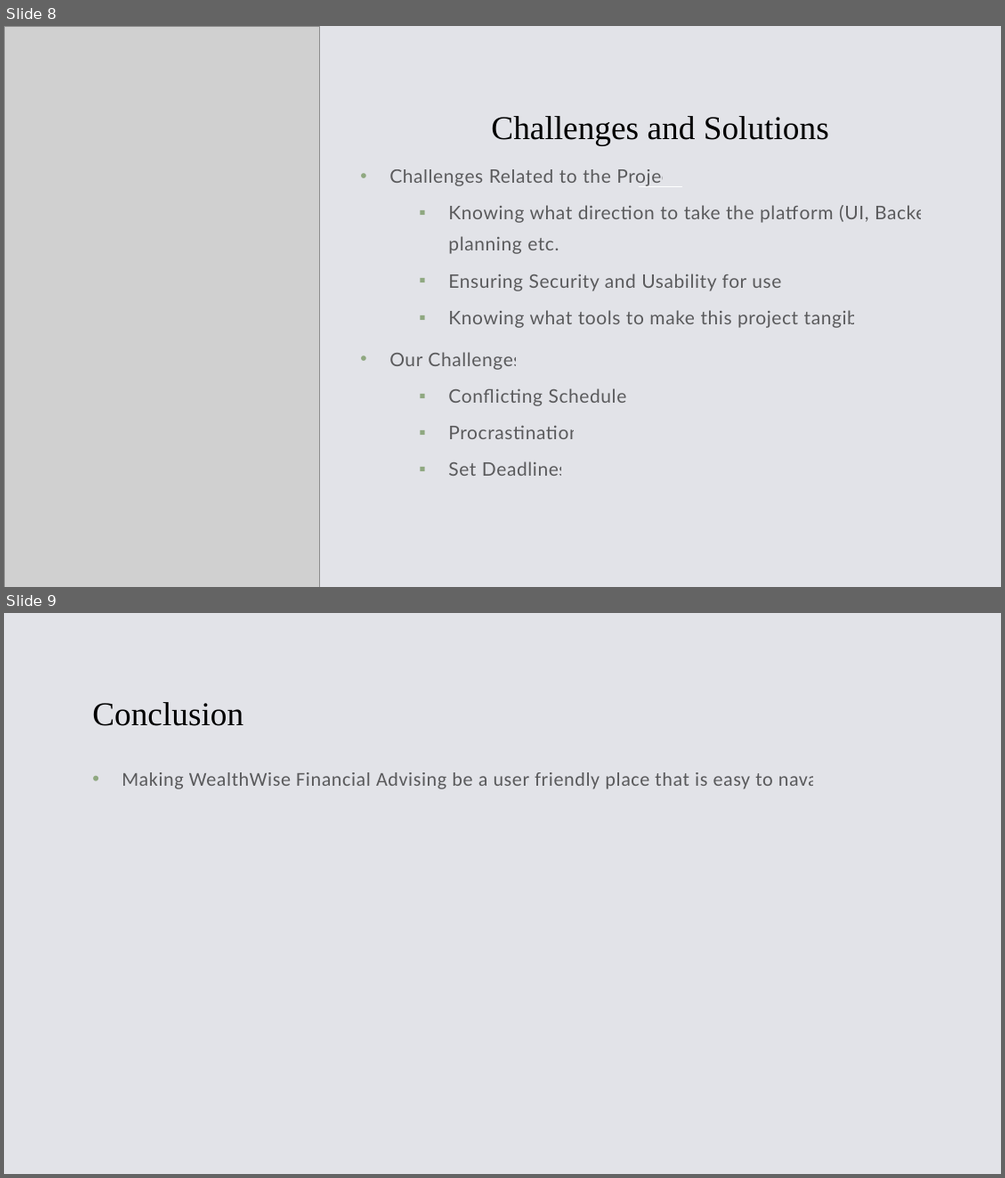
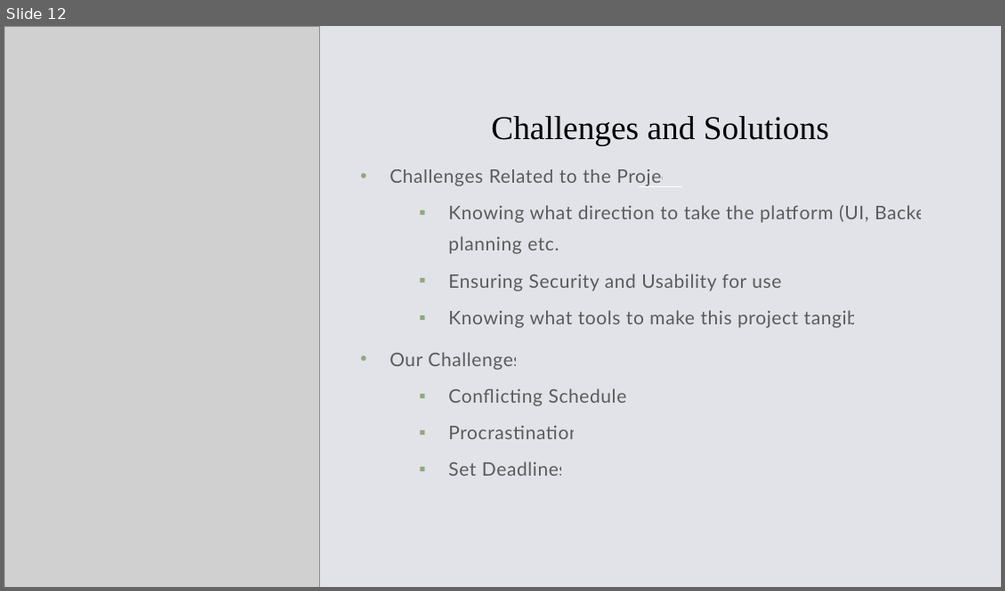
Before and after one commit to Nathan-H-Obrien/Streamlit, a slide deck: SE305 Presentation.pptx. Shown one above the other, each under a label of ours: slides 8 and 9 before the commit, slide 12 after it. The pictures are 1005x1178 and 1005x591 pixels, drawn with LibreOffice and Linux fonts; fonts in the diff are those of the drawing; grey boxes stand for pictures. Boxes give left, top, right and bottom in pixels: in the first picture for what was removed or moved away, otherwise in the second. Text is boxed around its words. In the diff, an @@ line names an element or a change of style, - is before the commit and + after.

```diff
--- a/SE305 Presentation.pptx
+++ b/SE305 Presentation.pptx
@@ slide 9 removed at bbox=[4, 613, 1001, 1174], background #E2E3E8 @@
@@ title removed at bbox=[92, 702, 243, 726] @@
-Conclusion
@@ text removed at bbox=[121, 772, 854, 789] @@
-• Making WealthWise Financial Advising be a user friendly place that is easy to navagate
@@ what was slide 8 is now slide 12 @@
```
Also in this commit, not shown: 2 slides changed, 6 slides added, 1 other slide removed.
